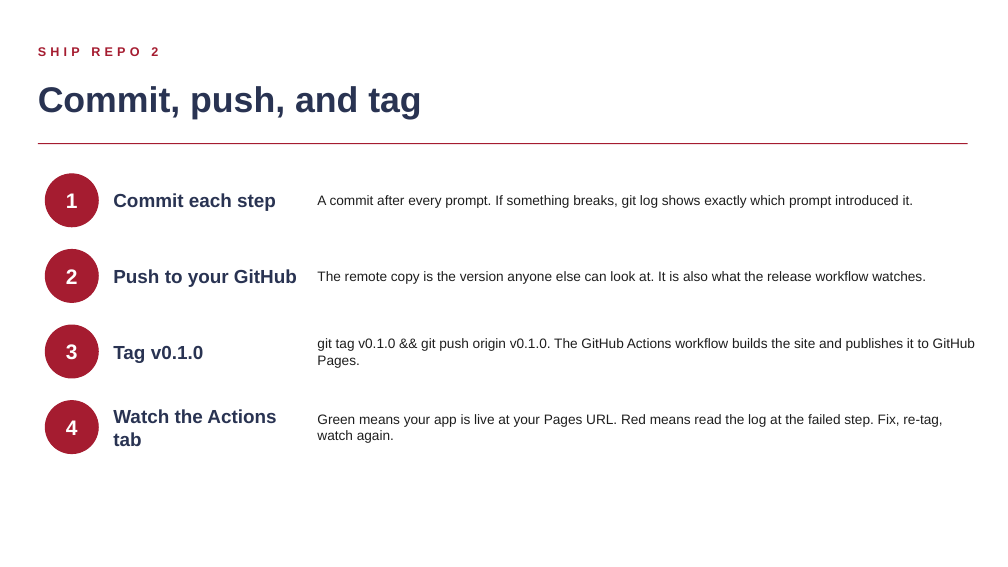
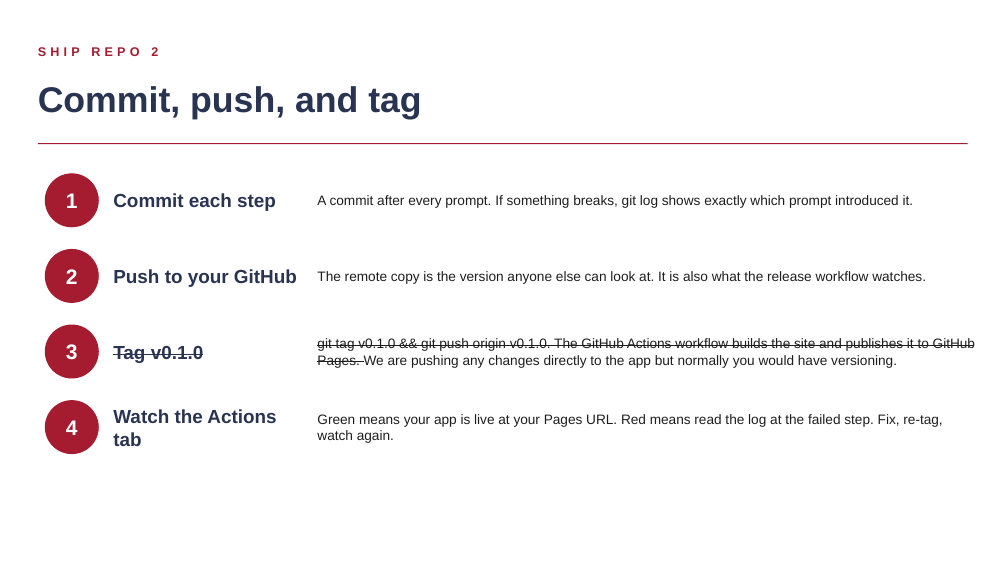
Before and after one commit to kwartler/vienna-genai-finance-course, a slide deck: slide 20 of lessons/day2-finance/C_Day2_Finance_SPA_Build.pptx. Drawn at 1008x567 pixels with LibreOffice and Linux fonts; fonts in the diff are those of the drawing. Boxes give left, top, right and bottom in pixels: in the first picture for what was removed or moved away, otherwise in the second. Text is boxed around its words. In the diff, an @@ line names an element or a change of style, - is before the commit and + after.

```diff
--- a/lessons/day2-finance/C_Day2_Finance_SPA_Build.pptx
+++ b/lessons/day2-finance/C_Day2_Finance_SPA_Build.pptx
@@ text "Tag v0.1.0" at <box>113,346,204,363</box>: strikethrough on @@
@@ text at <box>317,338,975,368</box>: text changed @@
-git tag v0.1.0 && git push origin v0.1.0. The GitHub Actions workflow builds the site and publishes it to GitHub Pages.
+git tag v0.1.0 && git push origin v0.1.0. The GitHub Actions workflow builds the site and publishes it to GitHub Pages. We are pushing any changes directly to the app but normally you would have versioning.
```
Also in this commit, not shown: 15 other slides changed.
